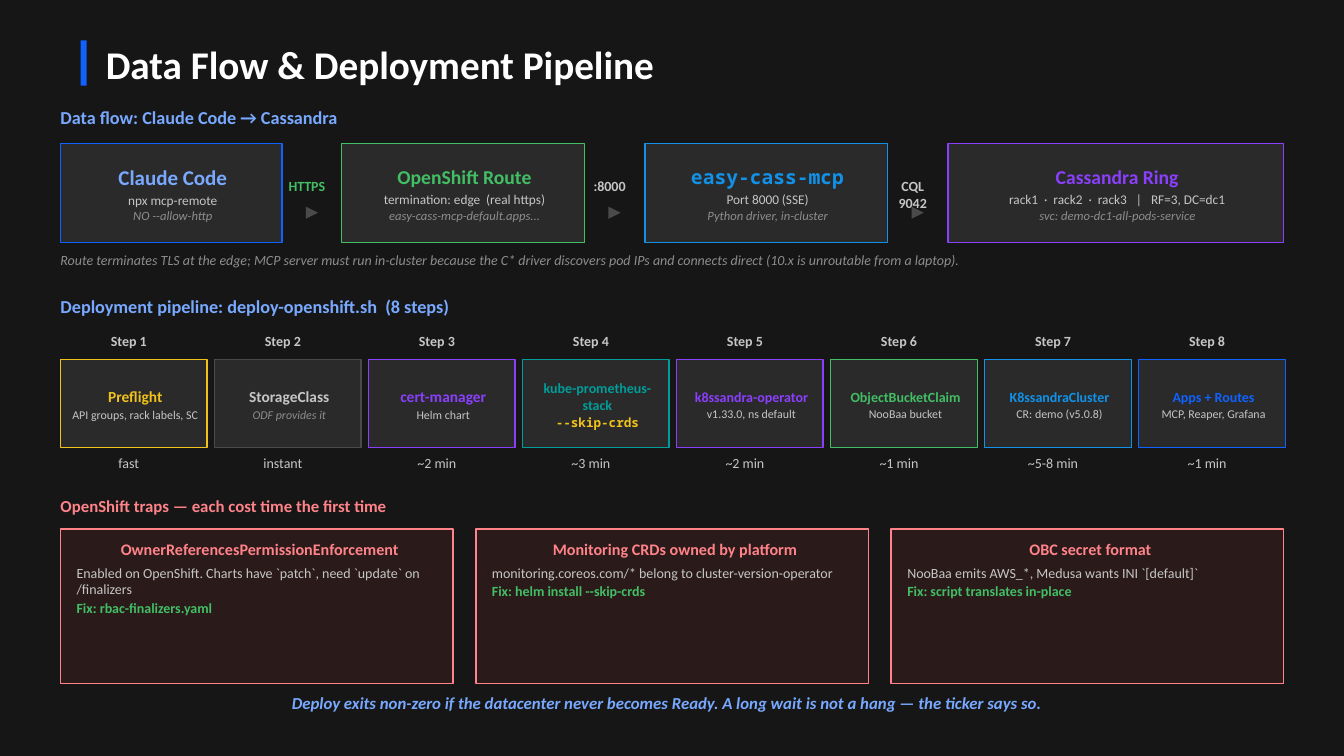
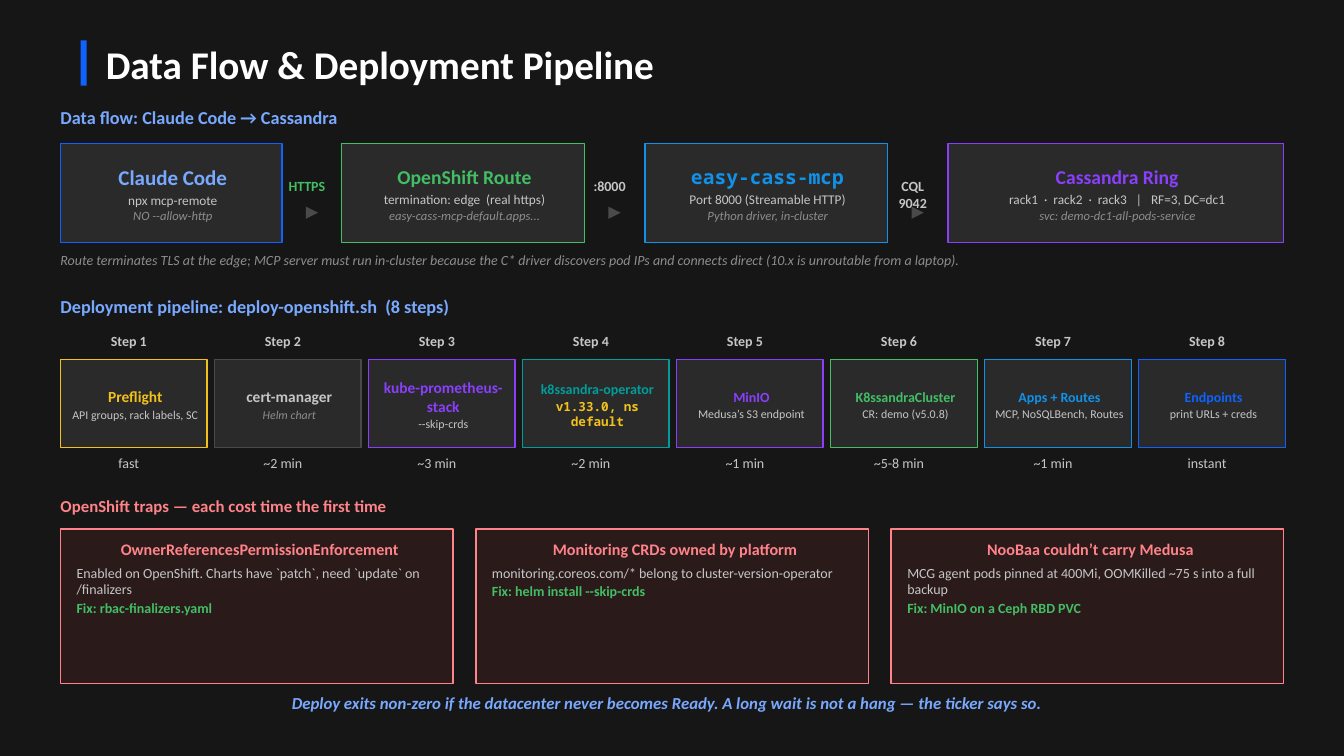
Before and after one commit to jamesc127/k8ssandra-mcp-workshop, a slide deck: slide 8 of k8ssandra-reference-architecture.pptx. Drawn at 1344x756 pixels with LibreOffice and Linux fonts; fonts in the diff are those of the drawing. Boxes give left, top, right and bottom in pixels: in the first picture for what was removed or moved away, otherwise in the second. Text is boxed around its words. In the diff, an @@ line names an element or a change of style, - is before the commit and + after.

```diff
--- a/k8ssandra-reference-architecture.pptx
+++ b/k8ssandra-reference-architecture.pptx
@@ text in rectangle at (x1=689, y1=194, x2=845, y2=206): text changed @@
-Port 8000 (SSE)
+Port 8000 (Streamable HTTP)
@@ rectangle "cert-manager" at (x1=215, y1=360, x2=361, y2=448): text colour #8A3FFC to #C6C6C6 in "cert-manager"; text colour #C6C6C6 to #8D8D8D, italic on in "Helm chart"; outline #8A3FFC 1 pt to #4A4A4A 1 pt @@
@@ rectangle removed at (x1=215, y1=360, x2=361, y2=448) @@
-StorageClass
-ODF provides it
@@ rectangle "kube-prometheus-stack" at (x1=369, y1=360, x2=515, y2=448): size 10 to 11 pt, text colour #009D9A to #8A3FFC in "kube-prometheus-stack"; size 9 to 8.5 pt, font Noto Sans Mono to Calibri, text colour #F1C21B to #C6C6C6, bold off in "--skip-crds"; outline #009D9A 1 pt to #8A3FFC 1 pt @@
@@ 4 rectangles moved together from (x1=369, y1=360, x2=1131, y2=448) to (x1=215, y1=360, x2=977, y2=448) @@
@@ rectangle "k8ssandra-operator" at (x1=522, y1=360, x2=668, y2=448): text colour #8A3FFC to #009D9A in "k8ssandra-operator"; size 8.5 to 9 pt, font Calibri to Noto Sans Mono, text colour #C6C6C6 to #F1C21B, bold on in "v1.33.0, ns default"; outline #8A3FFC 1 pt to #009D9A 1 pt @@
@@ rectangle added at (x1=677, y1=360, x2=823, y2=448), fill #2A2A2A, outline #8A3FFC 1 pt, 8.5 pt, text #C6C6C6 @@
+MinIO
+Medusa’s S3 endpoint
@@ rectangle "K8ssandraCluster" at (x1=831, y1=360, x2=977, y2=448): outline #1192E8 1 pt to #42BE65 1 pt @@
@@ rectangle removed at (x1=831, y1=360, x2=977, y2=448) @@
-ObjectBucketClaim
-NooBaa bucket
@@ rectangle added at (x1=985, y1=360, x2=1131, y2=448), fill #2A2A2A, outline #1192E8 1 pt, 8.5 pt, text #C6C6C6 @@
+Apps + Routes
+MCP, NoSQLBench, Routes
@@ text in rectangle at (x1=856, y1=392, x2=956, y2=402): text colour #1192E8 to #42BE65 in "K8ssandraCluster" @@
@@ text in rectangle at (x1=1170, y1=392, x2=1257, y2=420): text changed @@
-Apps + Routes
-MCP, Reaper, Grafana
+Endpoints
+print URLs + creds
@@ text at (x1=263, y1=458, x2=303, y2=468): text changed @@
-instant
+~2 min
@@ text at (x1=417, y1=458, x2=457, y2=468): text changed @@
-~2 min
+~3 min
@@ text at (x1=571, y1=458, x2=611, y2=468): text changed @@
-~3 min
+~2 min
@@ text at (x1=726, y1=458, x2=765, y2=468): text changed @@
-~2 min
+~1 min
@@ text at (x1=874, y1=458, x2=924, y2=468): text changed @@
-~1 min
+~5-8 min
@@ text at (x1=1034, y1=458, x2=1073, y2=468): text changed @@
-~5-8 min
+~1 min
@@ text at (x1=1188, y1=458, x2=1227, y2=468): text changed @@
-~1 min
+instant
@@ text in rectangle at (x1=907, y1=543, x2=1255, y2=615): text changed; bold off @@
-OBC secret format
-NooBaa emits AWS_*, Medusa wants INI `[default]`
-Fix: script translates in-place
+NooBaa couldn’t carry Medusa
+MCG agent pods pinned at 400Mi, OOMKilled ~75 s into a full backup
+Fix: MinIO on a Ceph RBD PVC
```
Also in this commit, not shown: 13 other slides changed, 1 slide removed.
